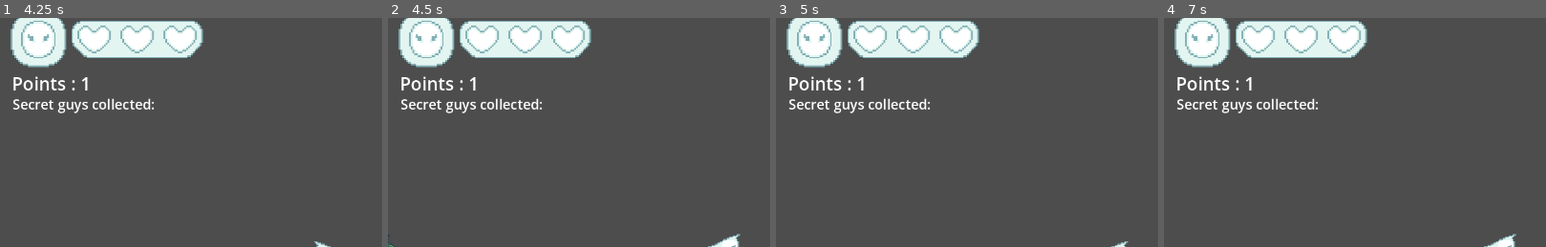
Above: before the commit, frames 1-4 (left to right).
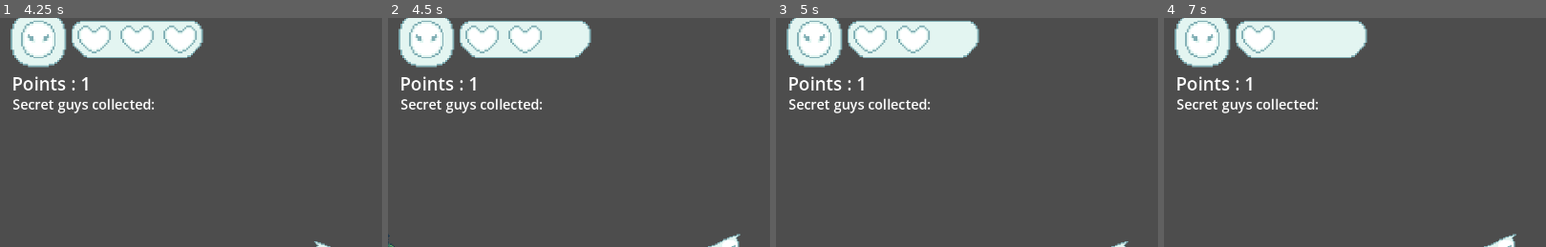
Above: after the commit, the same moments.

Repository: 7riciu/shiba-arcade-platformer-game
Game: Godot game, scene res://scenes/starting_screen.tscn
Two runs of this game, one before a commit and one after it. Both use one fixed random seed, a clock stepped at 60 frames per second and the inputs below.
Inputs (mouse positions are % of the whole screen's width and height, from its top left):
- Up to frame 1 (4.25 s): click "Start" at 0.5 s; click "Level 1" at 1.25 s; tap Enter at 2 s; move the mouse to (72, 45) at 2.02 s; hold Right (Right) 2.03-3.53 s; click (72, 45) at 2.1 s; tap Space (Jump) at 2.27, 3.02 s; move the mouse to (30, 55) at 2.77 s; tap R (Collect) at 2.85 s; move the mouse to (60, 28) at 3.52 s; hold Left (Left) from 3.53 s (still down); click (60, 28) at 3.6 s
- Up to frame 2 (4.5 s): move the mouse to (45, 70) at 4.27 s; release Left (Left) at 4.28 s; hold Right (Right) from 4.28 s (still down); tap R (Collect) at 4.35 s
- Up to frame 3 (5 s): keep holding Right (Right); tap Space (Jump) at 4.52 s
- Up to frame 4 (7 s): move the mouse to (80, 65) at 5.02 s; click (80, 65) at 5.1 s; tap Space (Jump) at 5.27, 6.02 s; move the mouse to (20, 35) at 5.77 s; release Right (Right) at 5.78 s; hold Left (Left) 5.78-6.53 s; tap R (Collect) at 5.85 s; move the mouse to (55, 50) at 6.52 s; hold Right (Right) from 6.53 s (still down); click (55, 50) at 6.6 s
The pictures show only the part of the screen within x 0-50%, y 3-53%; the shares and areas given below are measured in that part.

Frame 1 is identical in both runs. In frame 2, 0.6% of the frame differs, in the area x 42-52%, y 3-16%; in frame 3, 0.6%; in frame 4, 1.2%, in the area x 31-52%, y 3-16%.

Commit message:
The health bar is now functional ^^

Diff:
--- a/scenes/UI.tscn
+++ b/scenes/UI.tscn
@@ -1,9 +1,12 @@
-[gd_scene load_steps=5 format=3 uid="uid://btwobl5eonivb"]
+[gd_scene load_steps=8 format=3 uid="uid://btwobl5eonivb"]
 
 [ext_resource type="Script" uid="uid://7tyr3wximdc2" path="res://scripts/points_ui.gd" id="1_puuml"]
 [ext_resource type="Script" uid="uid://dwyh4c38pgnge" path="res://scripts/secret_ui.gd" id="2_1uwhi"]
 [ext_resource type="Texture2D" uid="uid://4eqkkrfylb4l" path="res://assets/health bar.png" id="3_5en4g"]
 [ext_resource type="Texture2D" uid="uid://bwx8d14cakt77" path="res://assets/heart.png" id="4_ua6yw"]
+[ext_resource type="Script" uid="uid://drwgral80p12y" path="res://scenes/heart_2_ui.gd" id="5_3wlde"]
+[ext_resource type="Script" uid="uid://b68xghrxrjjql" path="res://scripts/heart_3_ui.gd" id="5_75u2n"]
+[ext_resource type="Script" uid="uid://dwtt6dpo6c7gi" path="res://scenes/heart_1_ui.gd" id="5_xpksx"]
 
 [node name="CanvasLayer" type="CanvasLayer"]
 
@@ -55,6 +58,7 @@
 offset_bottom = 133.0
 texture = ExtResource("4_ua6yw")
 stretch_mode = 4
+script = ExtResource("5_xpksx")
 
 [node name="heart2" type="TextureRect" parent="."]
 offset_left = 160.0
@@ -63,6 +67,7 @@
 offset_bottom = 133.0
 texture = ExtResource("4_ua6yw")
 stretch_mode = 4
+script = ExtResource("5_3wlde")
 
 [node name="heart3" type="TextureRect" parent="."]
 offset_left = 232.0
@@ -71,3 +76,4 @@
 offset_bottom = 133.0
 texture = ExtResource("4_ua6yw")
 stretch_mode = 4
+script = ExtResource("5_75u2n")
--- /dev/null
+++ b/scenes/heart_1_ui.gd
@@ -0,0 +1,10 @@
+extends TextureRect
+
+@onready var player_sprite = get_tree().get_first_node_in_group("player")
+
+func _ready() -> void:
+	self.visible = true
+
+func _process(_delta: float) -> void:
+	if player_sprite.heart_count < 1:
+		self.visible = false
--- /dev/null
+++ b/scenes/heart_2_ui.gd
@@ -0,0 +1,10 @@
+extends TextureRect
+
+@onready var player_sprite = get_tree().get_first_node_in_group("player")
+
+func _ready() -> void:
+	self.visible = true
+
+func _process(_delta: float) -> void:
+	if player_sprite.heart_count < 2:
+		self.visible = false
--- /dev/null
+++ b/scripts/heart_3_ui.gd
@@ -0,0 +1,10 @@
+extends TextureRect
+
+@onready var player_sprite = get_tree().get_first_node_in_group("player")
+
+func _ready() -> void:
+	self.visible = true
+
+func _process(_delta: float) -> void:
+	if player_sprite.heart_count < 3:
+		self.visible = false
--- a/scripts/killzone.gd
+++ b/scripts/killzone.gd
@@ -1,6 +1,5 @@
 extends Area2D
 
-@onready var spawn_point = get_node("/root/game/SpawnPoint")
 var touched_killzone = false
 
 func _ready():
@@ -8,4 +7,4 @@
 
 func in_killzone(body):
 	if body.is_in_group("player"):
-		body.die()
+		body.reset_player()
--- a/scripts/player.gd
+++ b/scripts/player.gd
@@ -9,6 +9,7 @@
 @export var gravity : int = 1000
 
 @export var max_health = 100
+@export var heart_count = 3
 var player_health = max_health
 
 @export var attack_power = 20
@@ -78,13 +79,19 @@
 func player_take_damage(amount):
 	player_health -= amount
 	if player_health <= 0:
+		reset_player()
+
+func reset_player():
+
+	heart_count -= 1
+
+	if heart_count < 1:
 		die()
+	else:
+		global_position = spawn_point.global_position
+		velocity = Vector2.ZERO
+		player_health = max_health
+		print("You lost a heart")
 
 func die():
-	print("You died")
-	reset_player()
-
-func reset_player():
-	global_position = spawn_point.global_position
-	velocity = Vector2.ZERO
-	player_health = max_health
+	get_tree().change_scene_to_file("res://scenes/starting_screen.tscn")
Not shown, added: scenes/heart_1_ui.gd.uid
Not shown, added: scenes/heart_2_ui.gd.uid
Not shown, added: scripts/heart_3_ui.gd.uid
